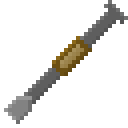
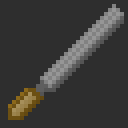
Comparing the layer stacks of the two 128 × 128 images. Changes:
added layer "Pasted Layer" above "lima" over [8, 88, 40, 120]
added layer "lima" above "cincel" over [36, 4, 124, 100]
hid "cincel" over [4, 0, 128, 124]
showed "Background" over [0, 0, 128, 128]
